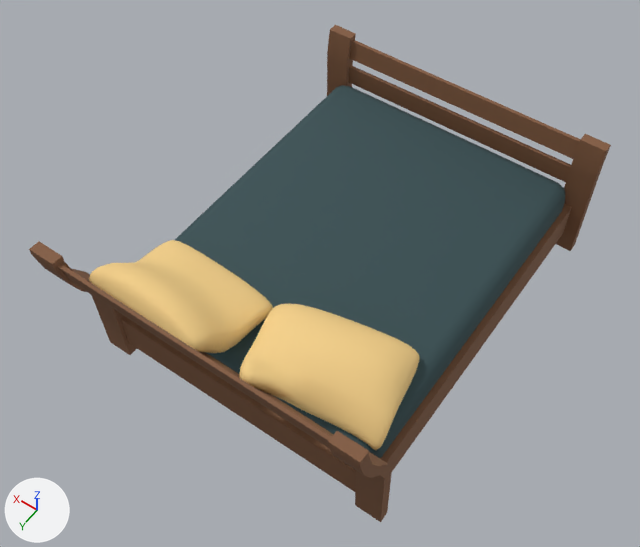
An edit to the glTF model www/models/lba2/layouts/CI_053_054_bed.glb, drawn before and after from the same camera.
The view is the same before and after, from a 50 mm camera at (-1.84, 2.83, 4.62) aimed at (0.04, 0.19, 0.49). The axes (+X, +Y, +Z) are drawn at lower left. The lights are the same throughout.

Objects in the first picture: 'bed', 'matress', 'pillow left', 'pillow right'.
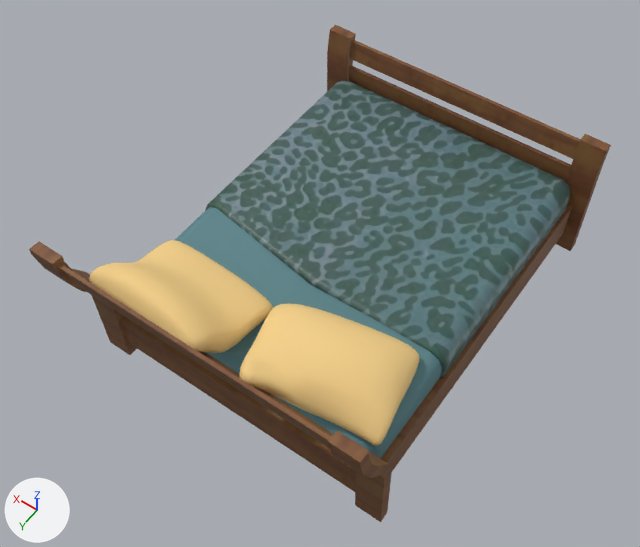
What differs and where, as boxes (x1, y1, x2, y2) in the pictures (640 x 547 px):
```json
{"object": "matress", "change": "recoloured", "before": [175, 85, 565, 458], "after": [175, 85, 565, 458]}
{"object": "Blanket", "change": "added", "after": [205, 81, 570, 379], "on screen": "cyan"}
```

Edits to the scene script, one JSON object a line:
```json
{"op": "add", "block": "img_ci_bedcover", "code": ["img_ci_bedcover = load_image('CI_BedCover', '_unpacked/CI_BedCover', 512, 512, 'sRGB')"]}
{"op": "set", "path": "mat_material.base_color", "old": "(0.0382, 0.0782, 0.0865)", "new": "(0.107, 0.232, 0.259)", "note": "dark cyan #374f53 -> cyan #5c848b"}
{"op": "add", "block": "mat_covertexture", "code": ["mat_covertexture = principled_material('CoverTexture')", "mat_covertexture.texture = img_ci_bedcover"]}
{"op": "add", "block": "me_plane_001", "code": ["me_plane_001 = bpy.data.meshes.new('Plane.001')", "me_plane_001.from_pydata(...)  # 116 vertices, 228 faces; spans x -0.9..0.9, y -1.28..0.35, z 0.4..0.6", "me_plane_001.materials.append(mat_covertexture)  # picture img_ci_bedcover"]}
{"op": "add", "block": "ob_blanket", "code": ["ob_blanket = bpy.data.objects.new('Blanket', me_plane_001)", "ob_blanket.location = (0.0, 0.0, 0.0)"]}
```
